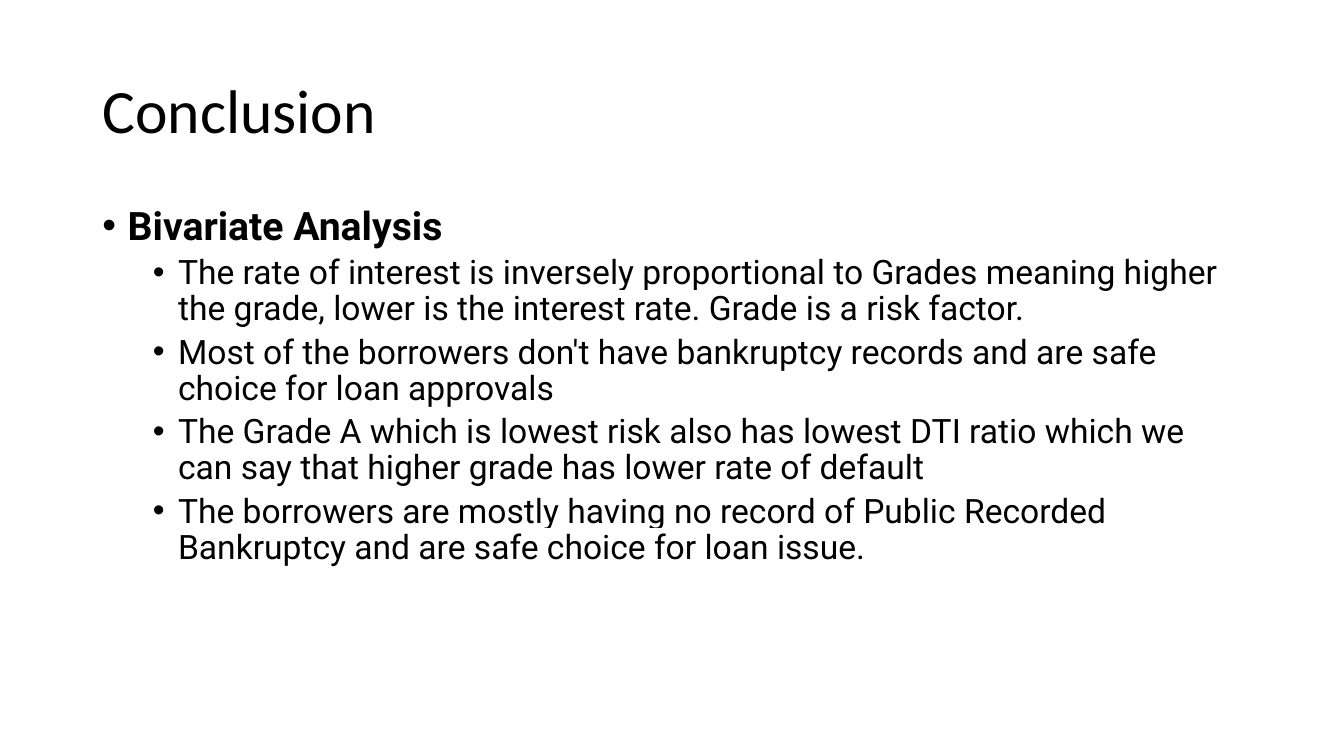
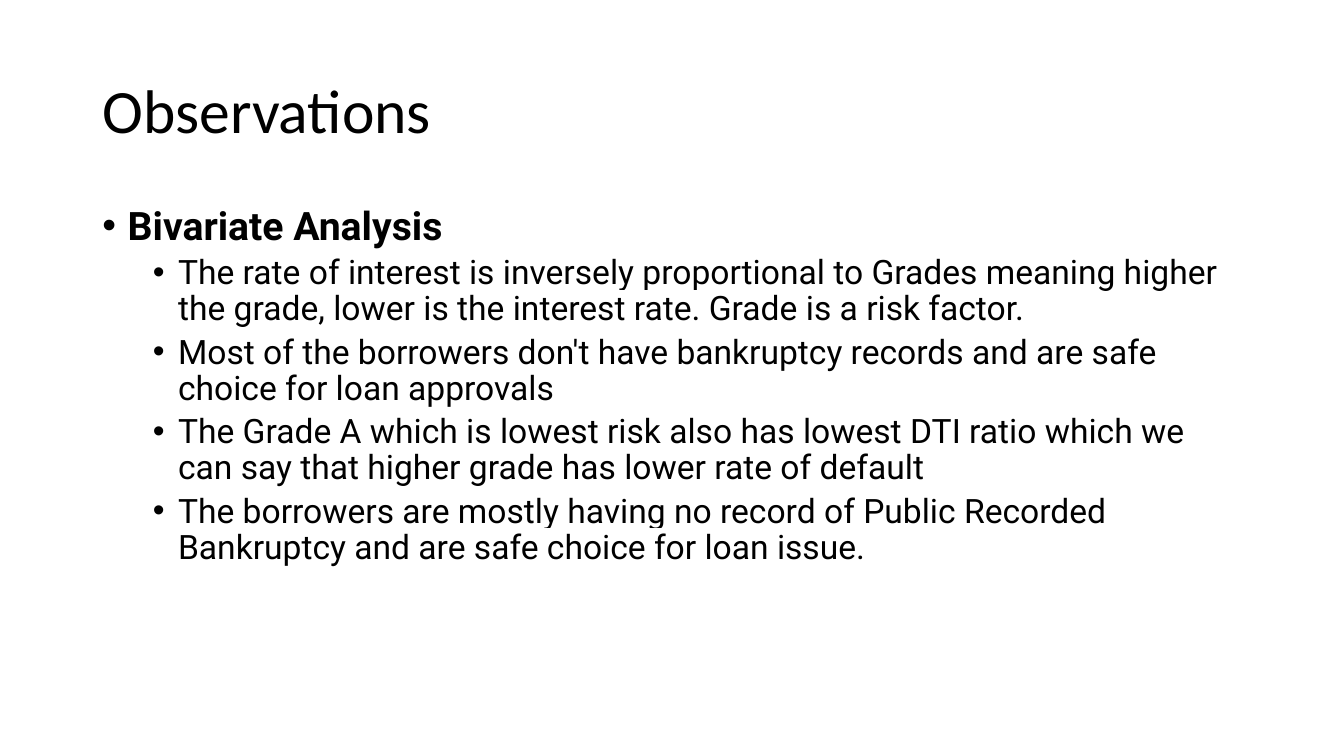
Before and after one commit to vjereme/Lending_Club_CaseStudy, a slide deck: slide 29 of Lending_Club_CaseStudy_Syed_Jereme.pptx (slide 30 before the commit). Drawn at 1344x756 pixels with LibreOffice and Linux fonts; fonts in the diff are those of the drawing. Boxes give left, top, right and bottom in pixels: in the first picture for what was removed or moved away, otherwise in the second. Text is boxed around its words. In the diff, an @@ line names an element or a change of style, - is before the commit and + after.

```diff
--- a/Lending_Club_CaseStudy_Syed_Jereme.pptx
+++ b/Lending_Club_CaseStudy_Syed_Jereme.pptx
@@ title at (102, 90, 431, 134): text changed @@
-Conclusion
+Observations
```
Also in this commit, not shown: 9 other slides changed, 1 slide removed, 1 other file.
